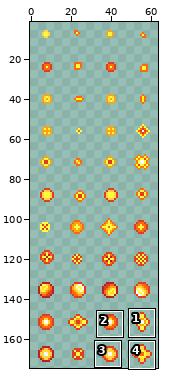
Two versions of one sprite sheet, packages/client/public/images/game/bullet.png. The picture above shows the old version from afar; the outline marks the close-up.
Close-up. Before the commit:
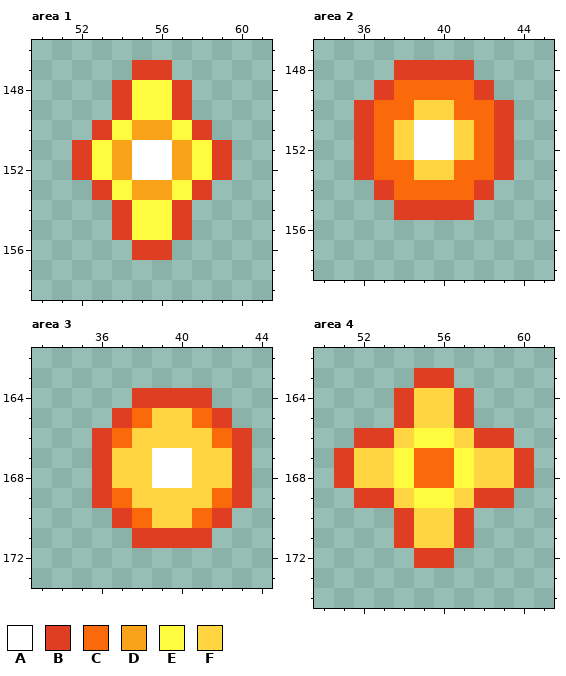
The file is 64x175 pixels. Shown: area 1: x 50..61, y 146..158; area 2: x 34..45, y 147..158; area 3: x 33..44, y 162..173; area 4: x 50..61, y 162..174. The wide view leaves out empty margins. The commit also changed other parts of the picture, which this record leaves out.
Palette (. is transparent): A #ffffff  B #df3e23  C #fa6a0a  D #f9a31b  E #fffc40  F #ffd541
After the commit:
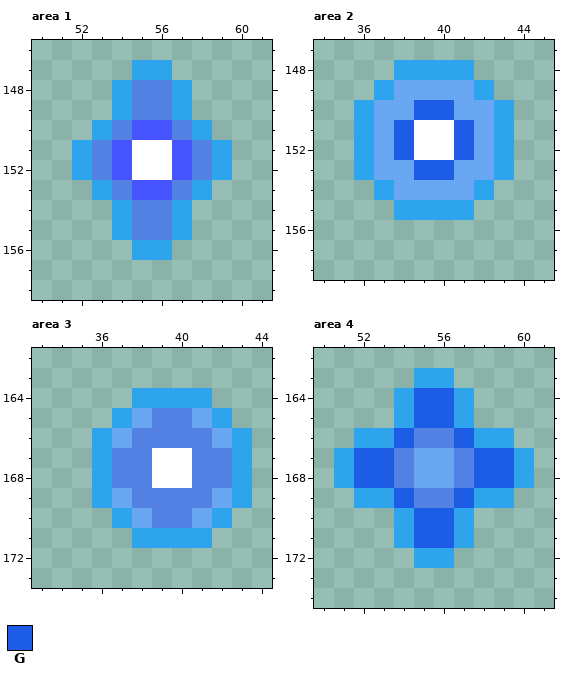
Colours new in this view: G #1d5ce5
What changed:
@@ palette @@
-B #df3e23
+B #2ea4ed
-C #fa6a0a
+C #6aa7f2
-D #f9a31b
+D #4655ff
-E #fffc40
+E #5482e4
--- area 2
@@ x 36..43 @@
 149 .BCCCCB.
-150 BCCFFCCB
-151 BCFAAFCB
-152 BCFAAFCB
-153 BCCFFCCB
+150 BCCGGCCB
+151 BCGAAGCB
+152 BCGAAGCB
+153 BCCGGCCB
 154 .BCCCCB.
--- area 3
@@ x 33..44 @@
 164 .....BBBB...
-165 ....BCFFCB..
-166 ...BCFFFFCB.
-167 ...BFFAAFFB.
-168 ...BFFAAFFB.
-169 ...BCFFFFCB.
-170 ....BCFFCB..
+165 ....BCEECB..
+166 ...BCEEEECB.
+167 ...BEEAAEEB.
+168 ...BEEAAEEB.
+169 ...BCEEEECB.
+170 ....BCEECB..
 171 .....BBBB...
--- area 4
@@ x 50..61 @@
 163 .....BB.....
-164 ....BFFB....
-165 ....BFFB....
-166 ..BBFEEFBB..
-167 .BFFECCEFFB.
-168 .BFFECCEFFB.
-169 ..BBFEEFBB..
-170 ....BFFB....
-171 ....BFFB....
+164 ....BGGB....
+165 ....BGGB....
+166 ..BBGEEGBB..
+167 .BGGECCEGGB.
+168 .BGGECCEGGB.
+169 ..BBGEEGBB..
+170 ....BGGB....
+171 ....BGGB....
 172 .....BB.....
